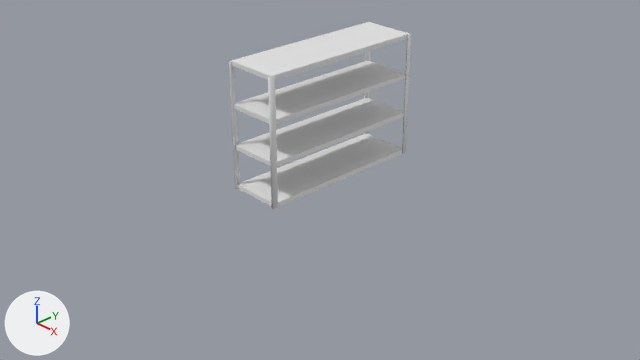
An edit to the Blender file Aidana/garage_shelves.blend, drawn before and after from the same camera.
One viewpoint serves both versions: the file's camera 'Camera'. Arrows for +X, +Y and +Z are at lower left; the lights stay in place.
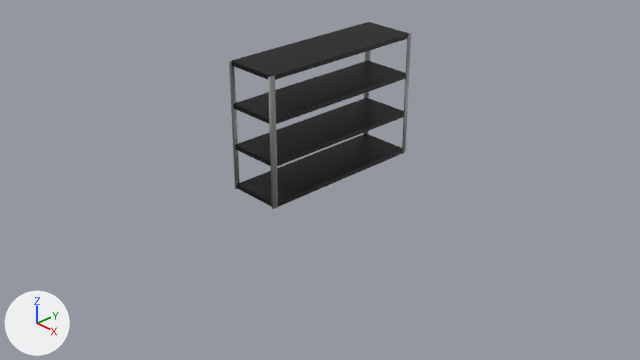
Diff of the bpy script that builds the scene:
```diff
--- a/Aidana/garage_shelves.blend.py
+++ b/Aidana/garage_shelves.blend.py
@@ mat_material_001 @@
+mat_material_001 = principled_material('Material.001')
+mat_material_001.base_color = (0.025, 0.025, 0.025)  # black #2c2c2c
+mat_material_001.metallic = 0.844
@@ mat_material_002 @@
+mat_material_002 = principled_material('Material.002')
+mat_material_002.base_color = (0.305, 0.305, 0.305)  # grey #969696
+mat_material_002.metallic = 0.505
@@ me_cube_102 @@
 me_cube_102.from_pydata(...)  # 18 vertices, 8 faces; spans x -1.0..-0.96, y 0.96..1.0, z -1.0..1.0
+me_cube_102.materials.append(mat_material_002)  # grey #969696
@@ me_cube_103 @@
 me_cube_103.from_pydata(...)  # 667 vertices, 86 faces; spans x -1.0..1.0, y -1.0..1.0, z 0.0..0.07
+me_cube_103.materials.append(mat_material_001)  # black #2c2c2c
```

What differs and where, as boxes [x1, y1, x2, y2] in the pictures (640 x 360 px):
'Cube.003', recoloured (grey to black)
    both: [232, 22, 409, 207]
'Cube.004', recoloured
    both: [229, 33, 411, 209]
